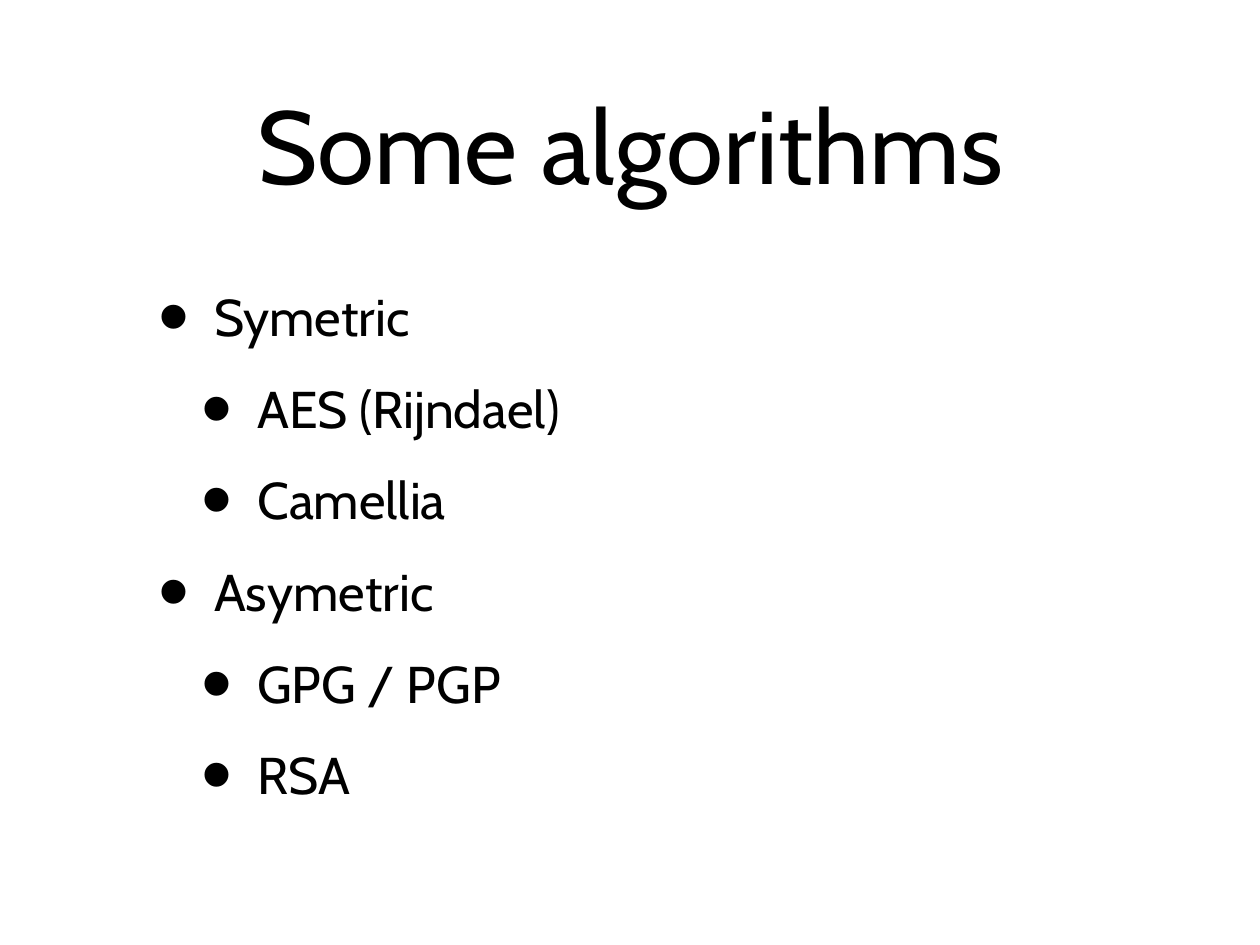
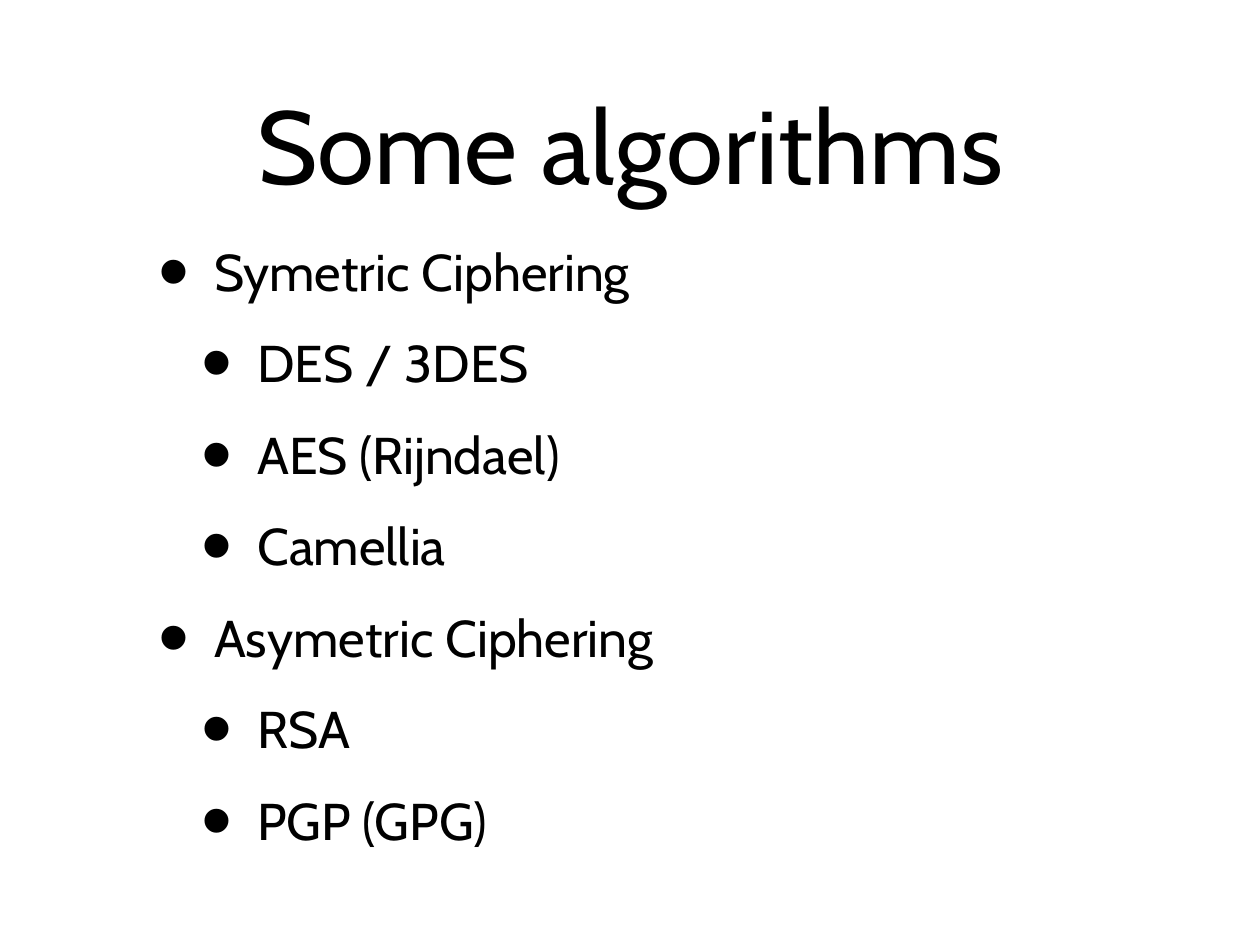
Before and after one commit to BetterCrypto/Applied-Crypto-Hardening, a slide deck: slide 30 of presentations/M3AWWG/draft_m3aawg.pptx (slide 31 before the commit). Drawn at 1260x945 pixels with LibreOffice and Linux fonts; fonts in the diff are those of the drawing. Boxes give left, top, right and bottom in pixels: in the first picture for what was removed or moved away, otherwise in the second. Text is boxed around its words. In the diff, an @@ line names an element or a change of style, - is before the commit and + after.

```diff
--- a/presentations/M3AWWG/draft_m3aawg.pptx
+++ b/presentations/M3AWWG/draft_m3aawg.pptx
@@ text at [214,252,629,383]: text changed @@
-• Symetric
+• Symetric Ciphering
+  • DES / 3DES
@@ text at [214,618,653,668]: text changed @@
-• Asymetric
-  • GPG / PGP
+• Asymetric Ciphering
@@ text at [257,801,487,847]: paragraph added @@
+  • PGP (GPG)
```
Also in this commit, not shown: 2 other slides changed, 3 slides added.
